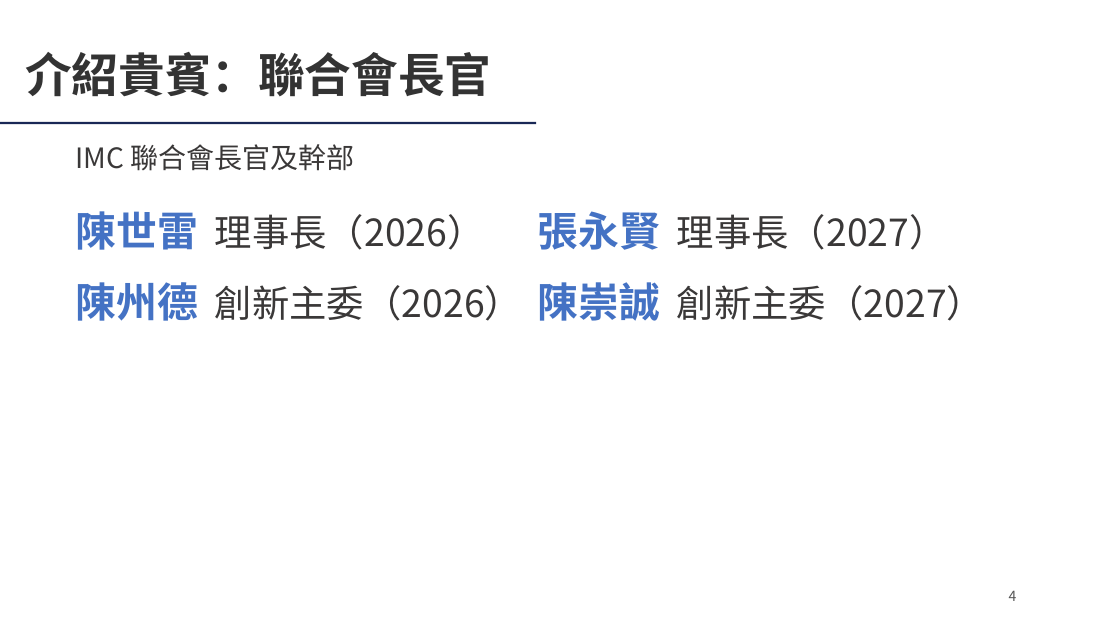
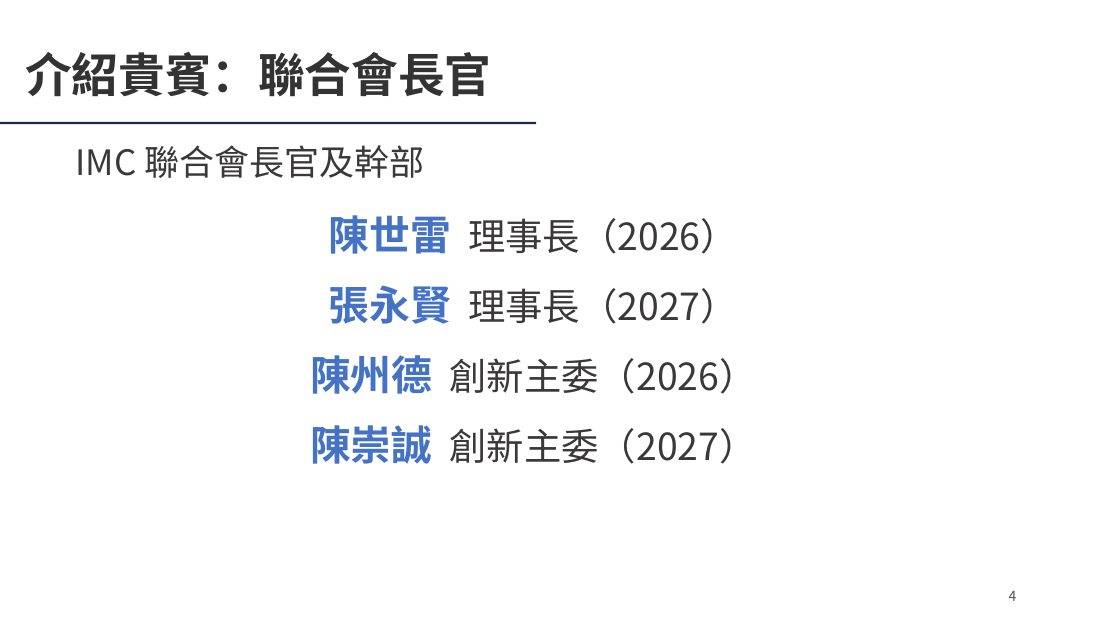
Before and after one commit to Ericliang680928/IAA, a slide deck: slide 4 of 20261204/agm/IAA會員大會簡報_20261204.pptx. Drawn at 1120x630 pixels with LibreOffice and Linux fonts; fonts in the diff are those of the drawing; background and template pictures are left out. Boxes give left, top, right and bottom in pixels: in the first picture for what was removed or moved away, otherwise in the second. Text is boxed around its words. In the diff, an @@ line names an element or a change of style, - is before the commit and + after.

```diff
--- a/20261204/agm/IAA會員大會簡報_20261204.pptx
+++ b/20261204/agm/IAA會員大會簡報_20261204.pptx
@@ text "IMC 聯合會長官及幹部" at (76, 145, 424, 178): size 24 to 30 pt @@
@@ text "張永賢 理事長（2027）": place and size @@
-text "張永賢 理事長（2027）" at (538, 211, 947, 250)
+text "張永賢 理事長（2027）" at (329, 285, 738, 324)
@@ text "陳州德 創新主委（2026）": place and size @@
-text "陳州德 創新主委（2026）" at (76, 282, 522, 321)
+text "陳州德 創新主委（2026）" at (310, 355, 756, 394)
@@ alignment left to centre in 4 elements at (329, 215, 738, 254), (329, 285, 738, 324), (310, 355, 756, 394), (310, 425, 756, 464) @@
@@ text "陳崇誠 創新主委（2027）": place and size @@
-text "陳崇誠 創新主委（2027）" at (538, 282, 984, 321)
+text "陳崇誠 創新主委（2027）" at (310, 425, 756, 464)
```
Also in this commit, not shown: 32 other slides changed, 2 other files.
